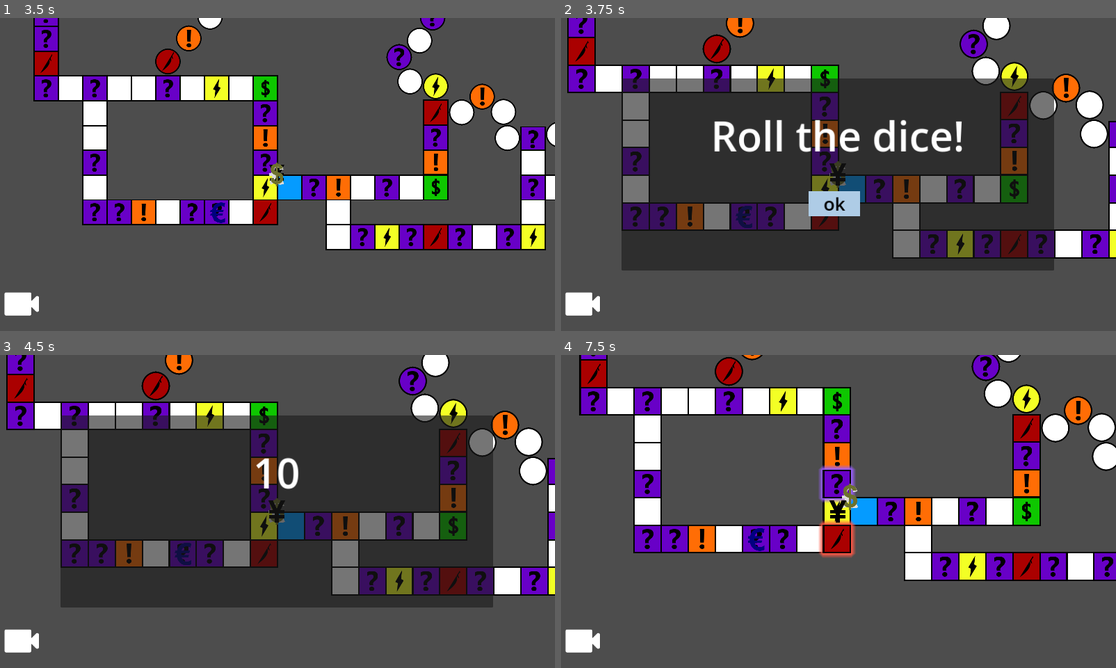
Above: before the commit, frames 1-4 (two rows, left to right).
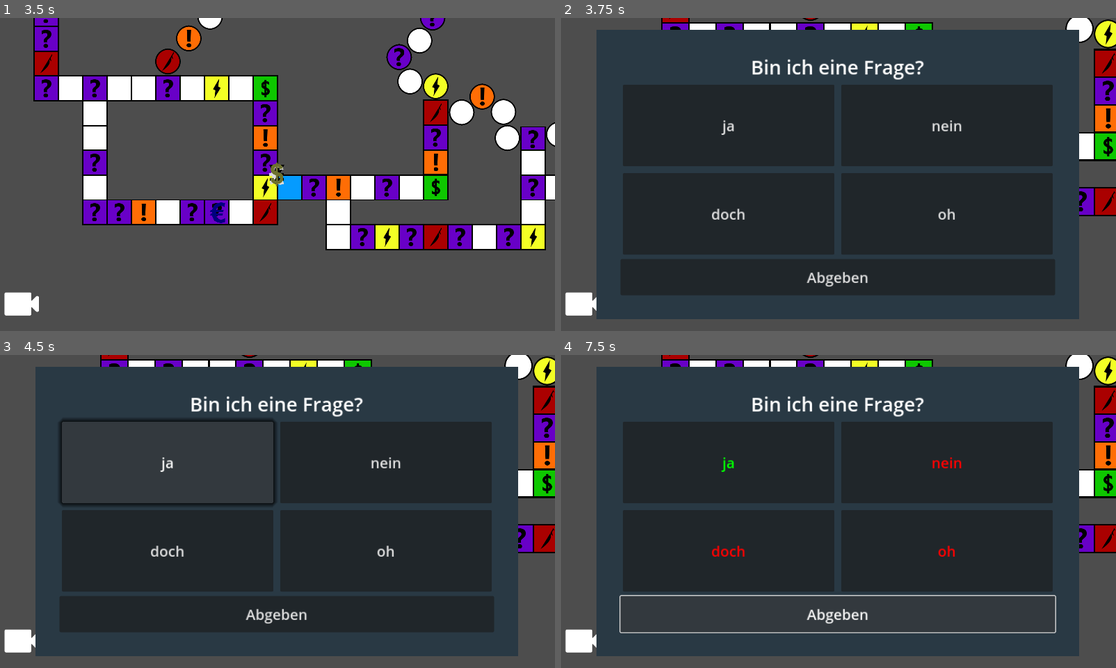
Above: after the commit, the same moments.

Repository: hfxbse/mparty
Game: Godot game, scene res://main/main.tscn
Two runs of this game, one before a commit and one after it. Both use one fixed random seed, a clock stepped at 60 frames per second and the inputs below.
Inputs (mouse positions are in pixels of both pictures, inside the frame that each line leads up to):
- Up to frame 1 (3.5 s): click "ok" at 0.5 s; click (22, 305) at 1.25 s; move the mouse to (399, 158) at 2.02 s; hold M 2.03-2.75 s; click (399, 158) at 2.17 s; click (266, 212) at 2.75 s
- Up to frame 2 (3.75 s): move the mouse to (727, 190) at 3.52 s; tap P at 3.6 s; click (727, 190) at 3.67 s
- Up to frame 3 (4.5 s): click "ok" (after the commit: "ja") at 4.25 s
- Up to frame 4 (7.5 s): click (949, 461) at 5 s, where only the run after the commit has a clickable "nein"; click (727, 552) at 5.75 s, where only the run after the commit has a clickable "doch"; click (949, 552) at 6.5 s, where only the run after the commit has a clickable "oh"; click (838, 614) at 7.25 s, where only the run after the commit has a clickable "Abgeben"

Frame 1 is identical in both runs. In frame 2, 58% of the frame differs, in the area x 1-100%, y 0-97%; in frame 3, 57%; in frame 4, 86%, in the area x 3-100%, y 0-97%.

Commit message:
Integration question panel
PR (#28)
Co-authored-by: Felix Burkard <felix-burkard@web.de>
Co-authored-by: KevinBasener <120453853+KevinBasener@users.noreply.github.com>

Diff:
--- a/map/field_types/question/question.gd
+++ b/map/field_types/question/question.gd
@@ -3,4 +3,14 @@
 @export var field_theme_override : FieldTheme
 
 func event(player : Player):
-	print("Question Triggered")
+	var question_panel = preload("res://question_panel/question_panel.tscn").instantiate()
+	add_child(question_panel)
+
+	var result = await question_panel.display_question(Question.Difficulty.EASY)
+	if result:
+		print("right answer")
+	else:
+		print("wrong answer")
+
+	await get_tree().create_timer(1.5).timeout
+	remove_child(question_panel)
--- a/player/player.gd
+++ b/player/player.gd
@@ -58,13 +58,13 @@
 
 	if moves == 0:
 		for event in current_location.field_events:
-			event.call(self)
+			await event.call(self)
 		register_duels()
 		turn_ended.emit()
 		return
 
 	for event in current_location.driveby_events:
-		event.call(self)
+		await event.call(self)
 
 	await step()
 
--- a/question_panel/answer_button.gd
+++ b/question_panel/answer_button.gd
@@ -2,7 +2,7 @@
 
 class_name AnswerButton extends Node
 
-signal answer_selected(answer_text: String)
+signal button_pressed(answer_text: String)
 
 
 @onready var answer_button = $Button
@@ -20,4 +20,11 @@
 
 
 func _on_button_pressed():
-	answer_selected.emit(answer_button.text)
+	button_pressed.emit(answer_button.text)
+
+func _wrong_answer_selected():
+	answer_button.add_theme_color_override("font_color", Color(255,0,0))
+
+
+func _right_answer_selected():
+	answer_button.add_theme_color_override("font_color", Color(0,128,0))
--- a/question_panel/answer_button.tscn
+++ b/question_panel/answer_button.tscn
@@ -1,21 +1,34 @@
-[gd_scene load_steps=3 format=3 uid="uid://byc2sh2w05cqw"]
+[gd_scene load_steps=3 format=3 uid="uid://dyx17trotpesx"]
 
 [ext_resource type="Script" path="res://question_panel/answer_button.gd" id="1_wwjbo"]
 
 [sub_resource type="StyleBoxFlat" id="StyleBoxFlat_lknxa"]
-bg_color = Color(0.02, 0.99, 0.52, 1)
+bg_color = Color(0.180392, 0.254902, 0.47451, 1)
+draw_center = false
+border_color = Color(0, 0, 0, 1)
+border_blend = true
+corner_radius_top_left = 2
+corner_radius_top_right = 2
+corner_radius_bottom_right = 2
+corner_radius_bottom_left = 2
+corner_detail = 1
+shadow_color = Color(0, 0, 0, 0.721569)
+shadow_size = 10
 
 [node name="MarginContainer" type="MarginContainer"]
 offset_right = 40.0
 offset_bottom = 40.0
 size_flags_horizontal = 3
 size_flags_vertical = 3
+theme_override_constants/margin_left = 5
+theme_override_constants/margin_top = 5
+theme_override_constants/margin_right = 5
+theme_override_constants/margin_bottom = 5
 script = ExtResource("1_wwjbo")
 
 [node name="Button" type="Button" parent="."]
 custom_minimum_size = Vector2(100, 150)
 layout_mode = 2
-theme_override_colors/font_pressed_color = Color(100, 100, 100, 1)
 theme_override_font_sizes/font_size = 30
 theme_override_styles/focus = SubResource("StyleBoxFlat_lknxa")
 
--- a/question_panel/question_panel.gd
+++ b/question_panel/question_panel.gd
@@ -1,16 +1,20 @@
-extends VBoxContainer
+extends CanvasLayer
 
 var question: Question
 var selected_answer
 
-@onready var question_label = $QuestionLabel
-@onready var answer_container = $AnswerContainer
+@onready var question_label = $MarginContainer/QuestionContainer/QuestionLabel
+@onready var answer_container = $MarginContainer/QuestionContainer/AnswerContainer
+@onready var question_container = $MarginContainer/QuestionContainer
+
+signal answer_selected(answer: bool)
 
 
-func _ready():
+
+func display_question(difficulty):
 	var question_handler = preload("res://data_providers/resources/question_provider.tres")
-	# Need to get difficulty from map
-	question = question_handler.get_random_question(Question.Difficulty.EASY)
+
+	question = question_handler.get_random_question(difficulty)
 	question_label.set_text(question.question)
 
 	for answer_possibility in question.answer_possibilities:
@@ -19,14 +23,17 @@
 		answer_container.add_child(answer_button)
 
 
+	return answer_selected
+
+
 func create_answer_button(answer, selected_receiver):
-		var scene = preload("res://question_panel/answer_button.tscn")
-		var answer_button = scene.instantiate()
-		answer_button.button_text = answer
+	var scene = preload("res://question_panel/answer_button.tscn")
+	var answer_button = scene.instantiate()
+	answer_button.button_text = answer
 
-		answer_button.answer_selected.connect(selected_receiver)
+	answer_button.button_pressed.connect(selected_receiver)
 
-		return answer_button
+	return answer_button
 
 
 func _on_answer_selected(answer_text):
@@ -35,4 +42,26 @@
 
 
 func _on_submit_button_pressed():
-	print("Submit current answer: " + selected_answer)
+	if selected_answer != null:
+		var rightAnswer = question.answer_possibilities[question.right_answer]
+
+		for child in answer_container.get_children():
+			if child.button_text == rightAnswer:
+				child._right_answer_selected()
+			else:
+				child._wrong_answer_selected()
+
+		if rightAnswer == selected_answer:
+			answer_selected.emit(true)
+		else:
+			answer_selected.emit(false)
+
+		print("Submit current answer: " + selected_answer)
+	else:
+		if question_container.get_child_count() == 3:
+			var error_label = Label.new()
+			error_label.text = "Es wurde noch keine Antwort ausgewählt!"
+			error_label.horizontal_alignment = HORIZONTAL_ALIGNMENT_CENTER
+			error_label.vertical_alignment = VERTICAL_ALIGNMENT_CENTER
+
+			question_container.add_child(error_label)
--- a/question_panel/question_panel.tscn
+++ b/question_panel/question_panel.tscn
@@ -1,19 +1,42 @@
-[gd_scene load_steps=2 format=3 uid="uid://dft2qj70fe0nb"]
+[gd_scene load_steps=3 format=3 uid="uid://dft2qj70fe0nb"]
 
 [ext_resource type="Script" path="res://question_panel/question_panel.gd" id="1_jy063"]
 
-[node name="Control" type="Control"]
-layout_mode = 3
-anchors_preset = 15
-anchor_right = 1.0
-anchor_bottom = 1.0
+[sub_resource type="Theme" id="Theme_itjmp"]
+
+[node name="Control" type="CanvasLayer"]
+script = ExtResource("1_jy063")
+
+[node name="ColorRect" type="ColorRect" parent="."]
+z_index = -1
+anchors_preset = 8
+anchor_left = 0.5
+anchor_top = 0.5
+anchor_right = 0.5
+anchor_bottom = 0.5
+offset_left = -500.0
+offset_top = -300.0
+offset_right = 500.0
+offset_bottom = 300.0
 grow_horizontal = 2
 grow_vertical = 2
+size_flags_horizontal = 3
+size_flags_vertical = 3
+color = Color(0.160784, 0.223529, 0.266667, 1)
 
 [node name="MarginContainer" type="MarginContainer" parent="."]
-layout_mode = 0
-offset_right = 1152.0
-offset_bottom = 640.0
+anchors_preset = 8
+anchor_left = 0.5
+anchor_top = 0.5
+anchor_right = 0.5
+anchor_bottom = 0.5
+offset_left = -500.0
+offset_top = -300.0
+offset_right = 500.0
+offset_bottom = 300.0
+grow_horizontal = 2
+grow_vertical = 2
+theme = SubResource("Theme_itjmp")
 theme_override_constants/margin_left = 50
 theme_override_constants/margin_top = 50
 theme_override_constants/margin_right = 50
@@ -21,7 +44,6 @@
 
 [node name="QuestionContainer" type="VBoxContainer" parent="MarginContainer"]
 layout_mode = 2
-script = ExtResource("1_jy063")
 
 [node name="QuestionLabel" type="Label" parent="MarginContainer/QuestionContainer"]
 layout_mode = 2
@@ -42,4 +64,4 @@
 theme_override_font_sizes/font_size = 30
 text = "Abgeben"
 
-[connection signal="pressed" from="MarginContainer/QuestionContainer/SubmitButton" to="MarginContainer/QuestionContainer" method="_on_submit_button_pressed"]
+[connection signal="pressed" from="MarginContainer/QuestionContainer/SubmitButton" to="." method="_on_submit_button_pressed"]
Not shown: 1 places in main/main.tscn that only renumber resources
